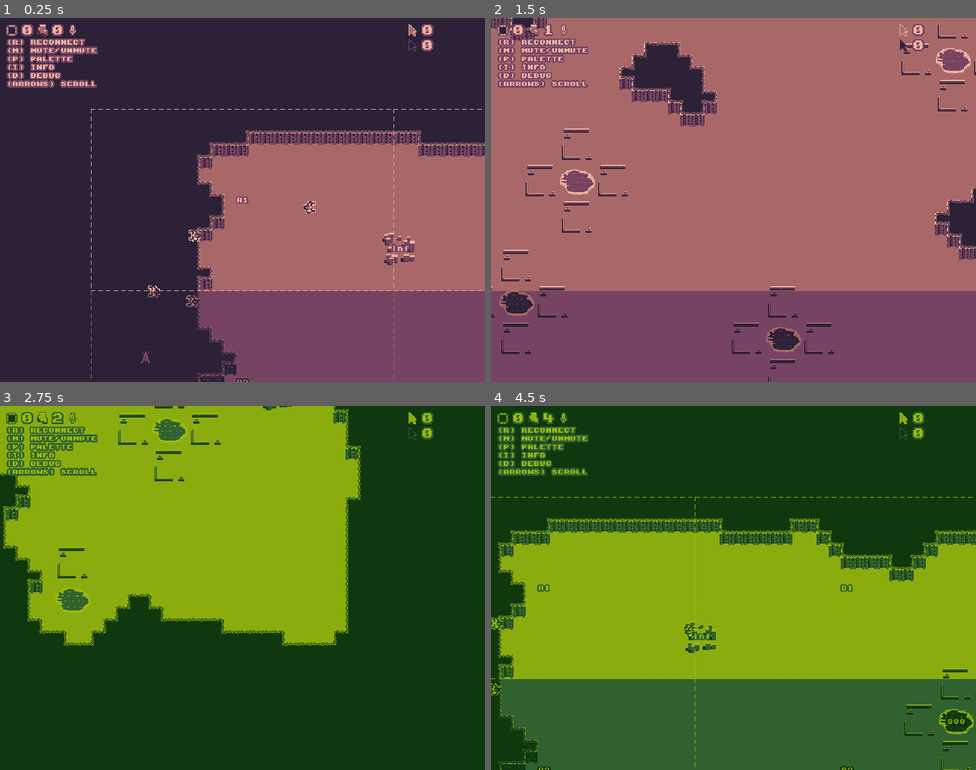
Above: before the commit, frames 1-4 (two rows, left to right).
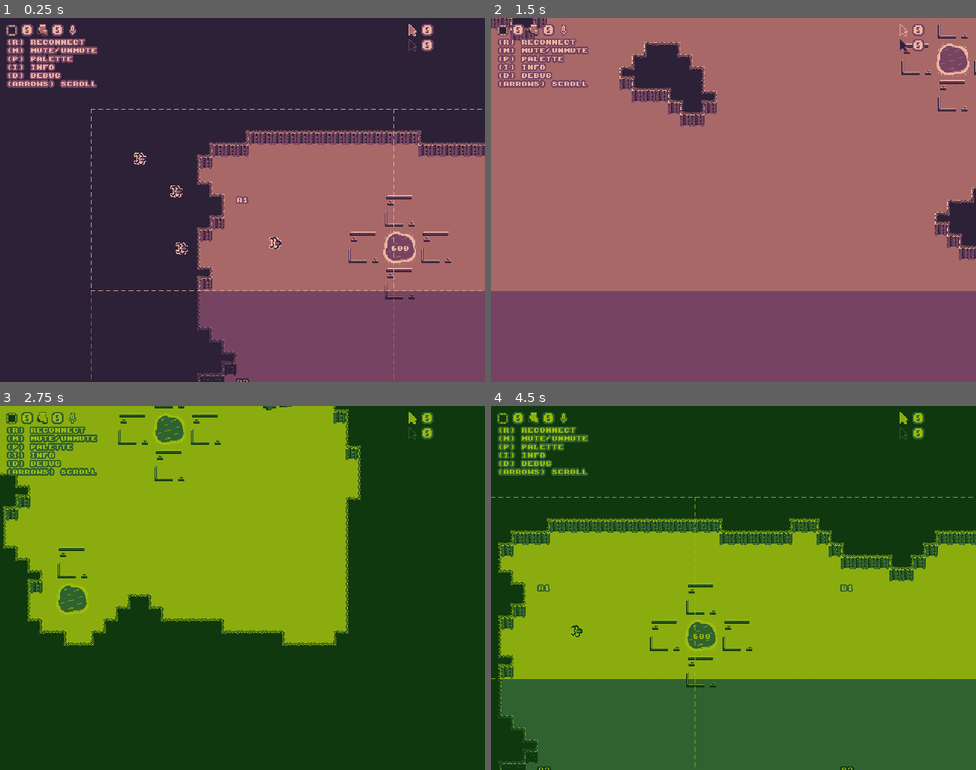
Above: after the commit, the same moments.

Repository: nikolawhallon/data-wars
Game: Godot game, scene res://scenes/game.tscn
Same seed, same stepped clock (60 frames per second), same inputs: the game is played once before the commit and once after it.
Inputs:
- Up to frame 1 (0.25 s): no input
- Up to frame 2 (1.5 s): hold Right (move_right) 0.53-1.28 s; tap R (reconnect) at 0.6 s; hold Down (move_down) from 1.28 s (still down); tap I (info) at 1.35 s
- Up to frame 3 (2.75 s): tap R (reconnect) at 1.55, 2.3 s; release Down (move_down) at 2.03 s; hold Right (move_right) from 2.03 s (still down); tap P (palette) at 2.1 s
- Up to frame 4 (4.5 s): tap Enter at 2.75 s; release Right (move_right) at 2.78 s; hold Up (move_up) 2.78-3.53 s; tap R (reconnect) at 2.85, 3.6 s; hold Left (move_left) from 3.53 s (still down); tap I (info) at 4.35 s

The runs differ from the first frame. In frame 1, 1.3% of the frame differs, in the area x 27-93%, y 37-95%; in frame 2, 2.8%, in the area x 0-99%, y 1-100%; in frame 3, 0.2%; in frame 4, 1.6%.

Commit message:
prompt updated, winning condition, balance updates, reconnection logic refactor

Diff:
--- a/project.godot
+++ b/project.godot
@@ -23,6 +23,7 @@
 
 window/size/viewport_width=640
 window/size/viewport_height=480
+window/size/mode=3
 window/size/window_width_override=1280
 window/size/window_height_override=960
 window/stretch/mode="viewport"
--- a/scenes/deepgram.gd
+++ b/scenes/deepgram.gd
@@ -56,6 +56,8 @@
     Spam Bot: scoring unit that can be dispatched to Transmission Towers
 
 Team commands may involve building structures, producing units, or moving units.
+
+Always try to build buildings and units when asked, if things fail an error will be returned, but don't assume the Team doesn't have enough resources.
 """
 
 # functions
--- a/scenes/enemy_decider.gd
+++ b/scenes/enemy_decider.gd
@@ -45,13 +45,18 @@
 	If there are any extractors which are not mining, prioritize sending them to Mines
 	Otherwise prioritize building Spam Bots to score Clicks
 	Remember, if you have Spam Bots, don't let them idle, send them to Transmission Towers
+	And if you ever have more than 100 Minerals, prioritizing building new buildings if Sites are available
 	Build Data Centers to produce Data and to build Spam Bots
 	Build Spam Bots at Data Centers and send them to Transmission Towers to score Clicks
 	Build Skunk Works to build Skunk Drones and Data Drones
 	Send Data Drones to the other Team's Data Centers to steal Data, don't let Data Drones idle
 	Send Skunk Drones to the other Team's units to destroy them, only let them idle if protecting an area
 
-Only give ONE SHORT command at a time.
+Only give ONE, TWO, THREE, or FOUR SHORT commands at a time.
+The commands could use words like "all" or "two" or "five" to execute multiple actions with a single command.
+For example "move all Extractors to a Mine" or "have all Data Centers produce Spam Bots" or "build two new Skunk Works."
+Do not move Extractors which are already mining Minerals.
+Do not move Data Drones which are already collecting Data.
 """
 
 var messages = []
--- a/scenes/game.gd
+++ b/scenes/game.gd
@@ -33,6 +33,8 @@
 var tts_generator := AudioStreamGenerator.new()
 var tts_playback: AudioStreamGeneratorPlayback
 
+var game_over = false
+
 func _ready() -> void:
 	rng.randomize()
 
@@ -54,31 +56,12 @@
 	$TtsPlayer.play()
 	tts_playback = $TtsPlayer.get_stream_playback()
 
-	var extractors_to_spawn = 4
-	while extractors_to_spawn > 0:
-		var player_extractor = load("res://scenes/extractor.tscn").instantiate()
-		player_extractor.init($Player, Vector2(randf_range(64.0, 256.0), randf_range(64.0, 256.0)))
-		add_child(player_extractor)
-		var enemy_extractor = load("res://scenes/extractor.tscn").instantiate()
-		enemy_extractor.init($Enemy, Vector2(randf_range(512.0, 1024.0), randf_range(512.0, 1024.0)))
-		add_child(enemy_extractor)
-
-		extractors_to_spawn -= 1
-
 	meta_strike = load("res://scenes/meta_strike.tscn").instantiate()
 	meta_strike.connect("message_received", _on_meta_strike_message_received)
 	add_child(meta_strike)
 
-	player_deepgram = load("res://scenes/deepgram.tscn").instantiate()
-	player_deepgram.initialize(DEEPGRAM_API_KEY, "player")
-	player_deepgram.connect("binary_packet_received", _on_player_deepgram_binary_packet_received)
-	player_deepgram.connect("message_received", _on_player_deepgram_message_received)
-	add_child(player_deepgram)
-
-	enemy_deepgram = load("res://scenes/deepgram.tscn").instantiate()
-	enemy_deepgram.initialize(DEEPGRAM_API_KEY, "enemy")
-	enemy_deepgram.connect("message_received", _on_enemy_deepgram_message_received)
-	add_child(enemy_deepgram)
+	reconnect_player_deepgram()
+	reconnect_enemy_deepgram()
 
 	if OS.get_name() != "Web":
 		var microphone = load("res://scenes/microphone.tscn").instantiate()
@@ -127,51 +110,54 @@
 		meta_strike.connect("message_received", _on_meta_strike_message_received)
 		add_child(meta_strike)
 
-		if is_instance_valid(player_deepgram):
-			player_deepgram.queue_free()
-			player_deepgram = null
-
-		player_deepgram = load("res://scenes/deepgram.tscn").instantiate()
-		player_deepgram.initialize(DEEPGRAM_API_KEY, "player")
-		player_deepgram.connect("binary_packet_received", _on_player_deepgram_binary_packet_received)
-		player_deepgram.connect("message_received", _on_player_deepgram_message_received)
-		add_child(player_deepgram)
-
-		if is_instance_valid(enemy_deepgram):
-			enemy_deepgram.queue_free()
-			enemy_deepgram = null
-
-		enemy_deepgram = load("res://scenes/deepgram.tscn").instantiate()
-		enemy_deepgram.initialize(DEEPGRAM_API_KEY, "enemy")
-		enemy_deepgram.connect("message_received", _on_enemy_deepgram_message_received)
-		add_child(enemy_deepgram)
-		$EnemyTimer.start()
-
-	var player_extractor_number = 0
-	for extractor in get_tree().get_nodes_in_group("Extractor"):
-		if extractor.team != $Player:
-			continue
-		player_extractor_number += 1
-
-	var player_extractors_to_spawn = 4 - player_extractor_number
-	while player_extractors_to_spawn > 0:
-		var extractor = load("res://scenes/extractor.tscn").instantiate()
-		extractor.init($Player, Vector2(randf_range(64.0, 256.0), randf_range(64.0, 256.0)))
-		add_child(extractor)
-		player_extractors_to_spawn -= 1
-
-	var enemy_extractor_number = 0
-	for extractor in get_tree().get_nodes_in_group("Extractor"):
-		if extractor.team != $Enemy:
-			continue
-		enemy_extractor_number += 1
-
-	var enemy_extractors_to_spawn = 4 - enemy_extractor_number
-	while enemy_extractors_to_spawn > 0:
-		var extractor = load("res://scenes/extractor.tscn").instantiate()
-		extractor.init($Enemy, Vector2(randf_range(512.0, 1024.0), randf_range(512.0, 1024.0)))
-		add_child(extractor)
-		enemy_extractors_to_spawn -= 1
+		reconnect_player_deepgram()
+		reconnect_enemy_deepgram()
+
+	# ensure the Teams have Extractors if the game isn't over
+	if not game_over:
+		var player_extractor_number = 0
+		for extractor in get_tree().get_nodes_in_group("Extractor"):
+			if extractor.team != $Player:
+				continue
+			player_extractor_number += 1
+
+		var player_extractors_to_spawn = 4 - player_extractor_number
+		while player_extractors_to_spawn > 0:
+			var extractor = load("res://scenes/extractor.tscn").instantiate()
+			extractor.init($Player, Vector2(randf_range(64.0, 256.0), randf_range(64.0, 256.0)))
+			add_child(extractor)
+			player_extractors_to_spawn -= 1
+
+		var enemy_extractor_number = 0
+		for extractor in get_tree().get_nodes_in_group("Extractor"):
+			if extractor.team != $Enemy:
+				continue
+			enemy_extractor_number += 1
+
+		var enemy_extractors_to_spawn = 4 - enemy_extractor_number
+		while enemy_extractors_to_spawn > 0:
+			var extractor = load("res://scenes/extractor.tscn").instantiate()
+			extractor.init($Enemy, Vector2(randf_range(512.0, 1024.0), randf_range(512.0, 1024.0)))
+			add_child(extractor)
+			enemy_extractors_to_spawn -= 1
+
+	var liters = 0
+	for water in get_tree().get_nodes_in_group("Water"):
+		liters += water.liters
+
+	if not game_over and liters == 0:
+		blow_everything_up()
+		game_over = true
+		$UICanvas/GameOver.text += "\n\n"
+		if $Enemy.clicks > $Player.clicks:
+			$UICanvas/GameOver.text += "ENEMY WINS"
+		elif $Player.clicks > $Enemy.clicks:
+			$UICanvas/GameOver.text += "PLAYER WINS"
+		else:
+			$UICanvas/GameOver.text += "TEAMS TIED"
+		$UICanvas/GameOver.visible = true
+	elif game_over:
+		blow_everything_up()
 
 func get_world_state() -> Dictionary:
 	var mine_array: Array = []
@@ -428,8 +414,9 @@
 	var err := json.parse(message)
 
 	if err != OK:
-		print("JSON parse failed:", message)
-		print("Error:", json.get_error_message(), "at line", json.get_error_line())
+		print("JSON parse failed: ", message)
+		print("Error: ", json.get_error_message(), " at line ", json.get_error_line())
+		reconnect_player_deepgram()
 		return
 
 	var data = json.data
@@ -526,8 +513,9 @@
 	var err := json.parse(message)
 
 	if err != OK:
-		print("JSON parse failed:", message)
-		print("Error:", json.get_error_message(), "at line", json.get_error_line())
+		print("JSON parse failed: ", message)
+		print("Error: ", json.get_error_message(), " at line ", json.get_error_line())
+		reconnect_enemy_deepgram()
 		return
 
 	var data = json.data
@@ -590,22 +578,52 @@
 
 func _on_enemy_decider_decision_failed(error: String) -> void:
 	print("Enemy failed to make a decision: " + error)
+	if enemy_deepgram:
+		var world_state = get_world_state()
+		$EnemyDecider.make_decision(world_state)
+	else:
+		$EnemyTimer.start()
 
 func _on_meta_strike_message_received(message) -> void:
 	print("MetaStrike: " + message)
 	if message == "STRIKE":
-		for unit in get_tree().get_nodes_in_group("Unit"):
+		blow_everything_up()
+
+func blow_everything_up():
+	for unit in get_tree().get_nodes_in_group("Unit"):
+		var explosion = load("res://scenes/explosion.tscn").instantiate()
+		explosion.global_position = unit.global_position
+		add_child(explosion)
+		unit.queue_free()
+	for building in get_tree().get_nodes_in_group("Building"):
+		var water = building.get_parent()
+		var site = load("res://scenes/site.tscn").instantiate()
+		water.add_child(site)
+		site.global_position = building.global_position
+		for i in 10:
 			var explosion = load("res://scenes/explosion.tscn").instantiate()
-			explosion.global_position = unit.global_position
+			explosion.global_position = building.global_position + Vector2(randf_range(-24.0, 24.0), randf_range(-24.0, 24.0))
 			add_child(explosion)
-			unit.queue_free()
-		for building in get_tree().get_nodes_in_group("Building"):
-			var water = building.get_parent()
-			var site = load("res://scenes/site.tscn").instantiate()
-			water.add_child(site)
-			site.global_position = building.global_position
-			for i in 10:
-				var explosion = load("res://scenes/explosion.tscn").instantiate()
-				explosion.global_position = building.global_position + Vector2(randf_range(-24.0, 24.0), randf_range(-24.0, 24.0))
-				add_child(explosion)
-			building.queue_free()
+		building.queue_free()
+
+func reconnect_player_deepgram():
+	if is_instance_valid(player_deepgram):
+		player_deepgram.queue_free()
+		player_deepgram = null
+
+	player_deepgram = load("res://scenes/deepgram.tscn").instantiate()
+	player_deepgram.initialize(DEEPGRAM_API_KEY, "player")
+	player_deepgram.connect("binary_packet_received", _on_player_deepgram_binary_packet_received)
+	player_deepgram.connect("message_received", _on_player_deepgram_message_received)
+	add_child(player_deepgram)
+
+func reconnect_enemy_deepgram():
+	if is_instance_valid(enemy_deepgram):
+		enemy_deepgram.queue_free()
+		enemy_deepgram = null
+
+	enemy_deepgram = load("res://scenes/deepgram.tscn").instantiate()
+	enemy_deepgram.initialize(DEEPGRAM_API_KEY, "enemy")
+	enemy_deepgram.connect("message_received", _on_enemy_deepgram_message_received)
+	add_child(enemy_deepgram)
+	$EnemyTimer.start()
--- a/scenes/game.tscn
+++ b/scenes/game.tscn
@@ -140,6 +140,25 @@
 layout_mode = 2
 label_settings = ExtResource("10_trtic")
 
+[node name="GameOver" type="Label" parent="UICanvas" unique_id=1491730394]
+visible = false
+anchors_preset = 8
+anchor_left = 0.5
+anchor_top = 0.5
+anchor_right = 0.5
+anchor_bottom = 0.5
+offset_left = -20.0
+offset_top = -11.5
+offset_right = 20.0
+offset_bottom = 11.5
+grow_horizontal = 2
+grow_vertical = 2
+text = "GAME OVER
+WATER DEPLETED
+SHAREHOLDER VALUE GENERATED"
+label_settings = ExtResource("6_dinhu")
+horizontal_alignment = 1
+
 [node name="ChatCanvas" type="CanvasLayer" parent="." unique_id=96994790 groups=["Debug"]]
 offset = Vector2(0, 360)
 transform = Transform2D(1, 0, 0, 1, 0, 360)
--- a/scenes/random_map.gd
+++ b/scenes/random_map.gd
@@ -96,7 +96,7 @@
 	var map_origin = Vector2($Walls.get_used_rect().position) * tile_size
 	#var map_size = Vector2($Walls.get_used_rect().size) * tile_size
 
-	var mine_number = 4
+	var mine_number = 3
 	var mines = []
 	while mine_number > 0:
 		var mine = load("res://scenes/mine.tscn").instantiate()
@@ -125,7 +125,7 @@
 		mine_number -= 1
 		mines.append(mine)
 
-	var water_number = 8
+	var water_number = 6
 	var waters = []
 	while water_number > 0:
 		var water = load("res://scenes/water.tscn").instantiate()
@@ -153,22 +153,30 @@
 
 			water.global_position = pos
 
+			var site_number = 0
 			if is_ground_block(x - 3, y, 1):
 				var site = load("res://scenes/site.tscn").instantiate()
 				water.add_child(site)
 				site.global_position = map_origin + tile_size / 2 + Vector2(x - 3, y) * tile_size
+				site_number += 1
 			if is_ground_block(x + 3, y, 1):
 				var site = load("res://scenes/site.tscn").instantiate()
 				water.add_child(site)
 				site.global_position = map_origin + tile_size / 2 + Vector2(x + 3, y) * tile_size
+				site_number += 1
 			if is_ground_block(x, y - 3, 1):
 				var site = load("res://scenes/site.tscn").instantiate()
 				water.add_child(site)
 				site.global_position = map_origin + tile_size / 2 + Vector2(x, y - 3) * tile_size
+				site_number += 1
 			if is_ground_block(x, y + 3, 1):
 				var site = load("res://scenes/site.tscn").instantiate()
 				water.add_child(site)
 				site.global_position = map_origin + tile_size / 2 + Vector2(x, y + 3) * tile_size
+				site_number += 1
+
+			if site_number == 0:
+				continue
 
 			break
 
--- a/scenes/skunk_works.gd
+++ b/scenes/skunk_works.gd
@@ -62,3 +62,7 @@
 
 	play("default")
 	producing = null
+
+func _on_water_timer_timeout() -> void:
+	var water = get_parent()
+	var _consumed = water.decrement(1)
--- a/scenes/skunk_works.tscn
+++ b/scenes/skunk_works.tscn
@@ -57,4 +57,9 @@
 wait_time = 10.0
 one_shot = true
 
+[node name="WaterTimer" type="Timer" parent="." unique_id=380504673]
+wait_time = 10.0
+autostart = true
+
 [connection signal="timeout" from="UnitTimer" to="." method="_on_unit_timer_timeout"]
+[connection signal="timeout" from="WaterTimer" to="." method="_on_water_timer_timeout"]
--- a/scenes/water.gd
+++ b/scenes/water.gd
@@ -1,7 +1,7 @@
 extends AnimatedSprite2D
 
 
-var liters = 800
+var liters = 600
 
 func _ready():
 	$Label8.text = str(liters)
Binary file changed: assets/mine.png
Binary file changed: assets/site.png
Binary file changed: assets/water/water_1.png
Binary file changed: assets/water/water_2.png
Binary file changed: assets/water/water_3.png
Binary file changed: assets/water/water_4.png
